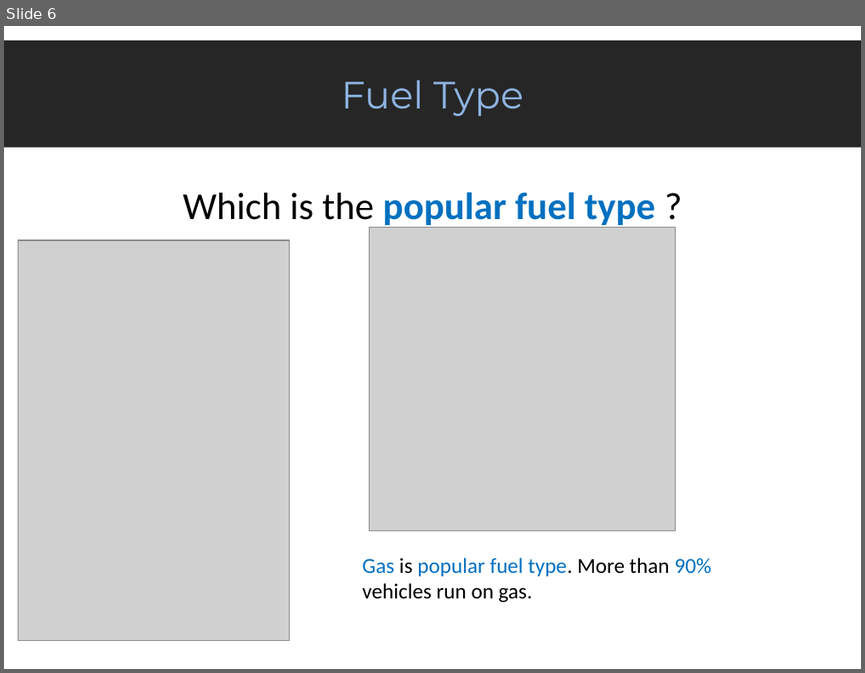
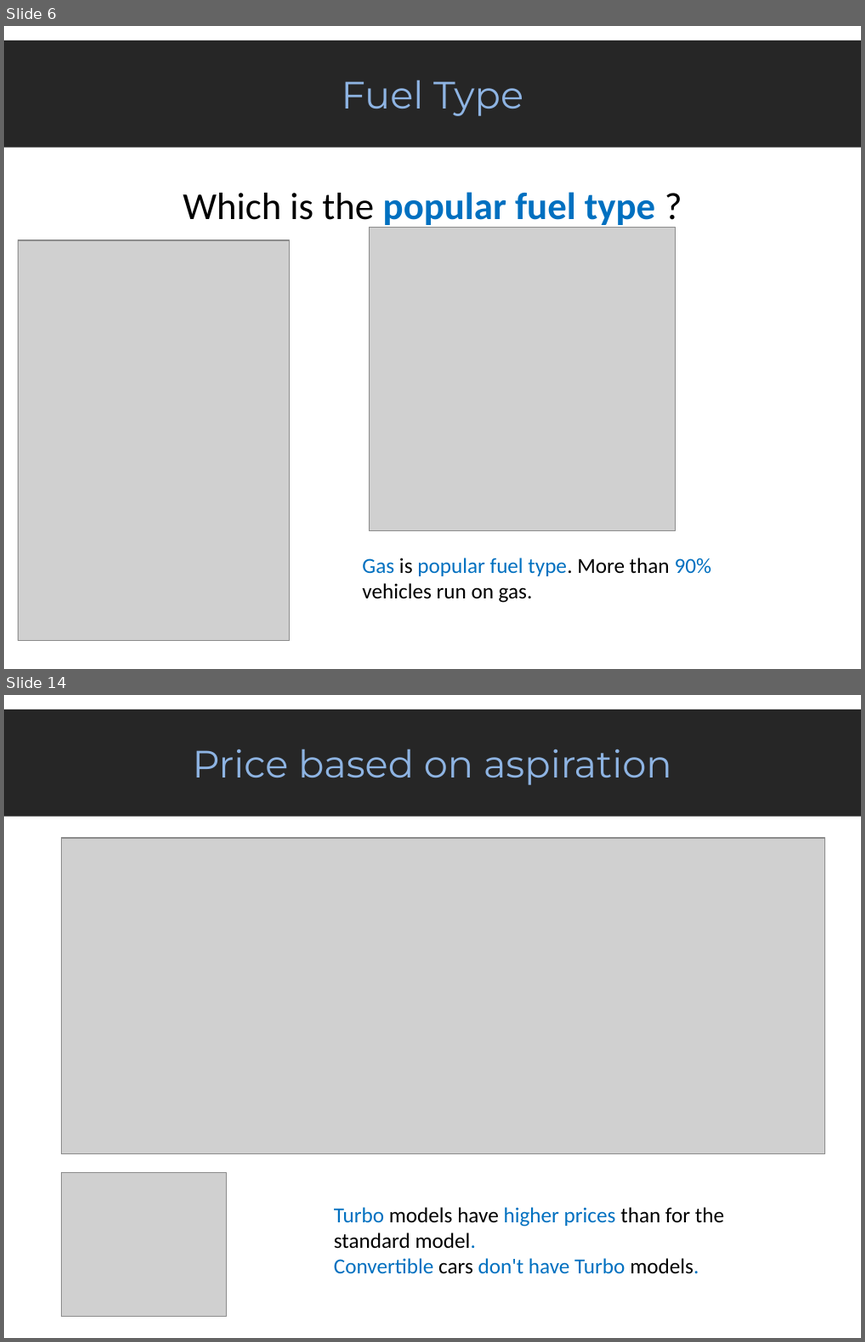
Before and after one commit to praneetrane/EDA_Automobile-data, a slide deck: EDA_Automobile_Data.pptx. Shown one above the other, each under a label of ours: slide 6 before the commit, slides 6 and 14 after it; the slides between them are not shown. The pictures are 865x673 and 865x1342 pixels, drawn with LibreOffice and Linux fonts; fonts in the diff are those of the drawing; grey boxes stand for pictures. Boxes give left, top, right and bottom in pixels: in the first picture for what was removed or moved away, otherwise in the second. Text is boxed around its words. In the diff, an @@ line names an element or a change of style, - is before the commit and + after.

```diff
--- a/EDA_Automobile_Data.pptx
+++ b/EDA_Automobile_Data.pptx
@@ slide 14 added at (x1=4, y1=695, x2=861, y2=1338), background #FFFFFF @@
@@ rectangle added at (x1=4, y1=709, x2=861, y2=817), fill #262626, 32 pt, text #8EB4E3 @@
+Price based on aspiration
@@ picture added at (x1=62, y1=838, x2=826, y2=1154) @@
@@ picture added at (x1=62, y1=1172, x2=227, y2=1316) @@
@@ text added at (x1=334, y1=1207, x2=724, y2=1274), 18 pt, text #0070C0 @@
+Turbo models have higher prices than for the standard model.
+Convertible cars don't have Turbo models.
```
Also in this commit, not shown: 1 slide changed, 9 other slides added.
